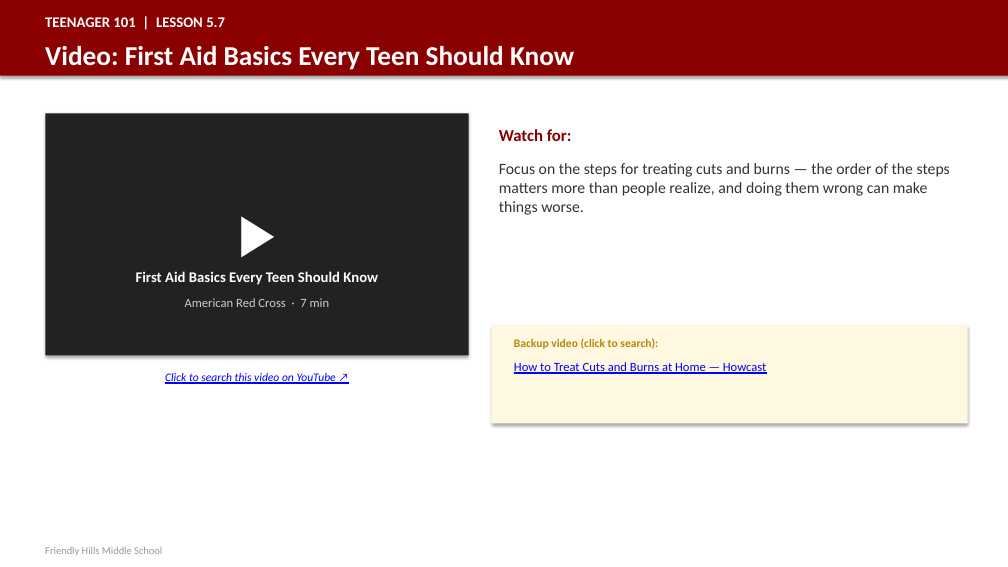
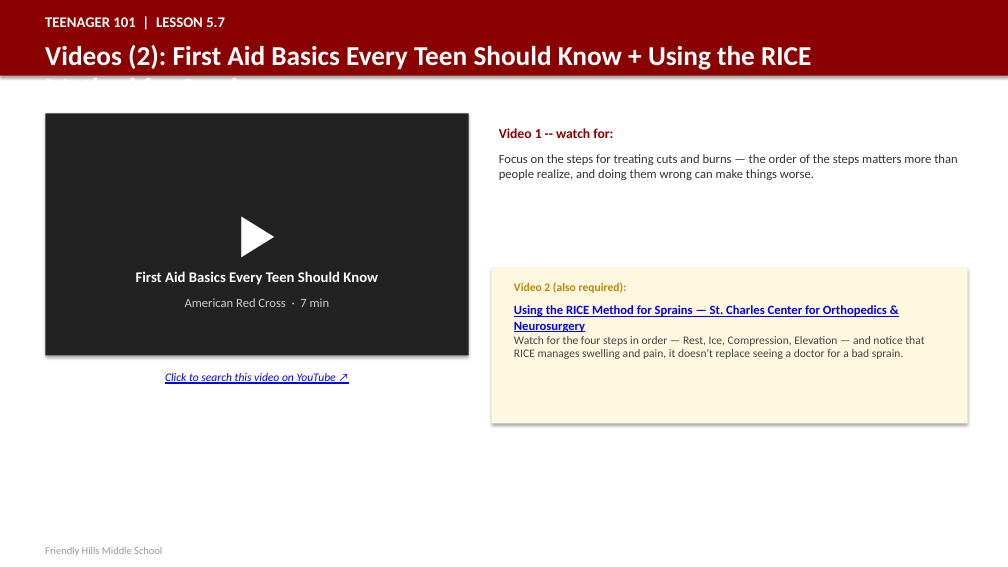
Before and after one commit to milesclawson/test-repo, a slide deck: slide 163 of downloads/teenager101_teacher_slides.pptx. Drawn at 1008x567 pixels with LibreOffice and Linux fonts; fonts in the diff are those of the drawing. Boxes give left, top, right and bottom in pixels: in the first picture for what was removed or moved away, otherwise in the second. Text is boxed around its words. In the diff, an @@ line names an element or a change of style, - is before the commit and + after.

```diff
--- a/downloads/teenager101_teacher_slides.pptx
+++ b/downloads/teenager101_teacher_slides.pptx
@@ text at bbox=[45, 45, 811, 79]: text changed @@
-Video: First Aid Basics Every Teen Should Know
+Videos (2): First Aid Basics Every Teen Should Know + Using the RICE Method for Sprains
@@ text "Focus on the steps for ...": place and size @@
-text "Focus on the steps for ..." at bbox=[499, 163, 950, 215]
+text "Focus on the steps for ..." at bbox=[499, 154, 957, 180]
@@ text "Focus on the steps for ..." at bbox=[499, 154, 957, 180]: size 15 to 12 pt @@
@@ text at bbox=[499, 128, 613, 138]: text changed; size 16 to 13 pt @@
-Watch for:
+Video 1 -- watch for:
@@ rectangle: place and size @@
-rectangle at bbox=[492, 325, 968, 423]
+rectangle at bbox=[492, 268, 968, 423]
@@ text at bbox=[514, 282, 627, 293]: text changed @@
-Backup video (click to search):
+Video 2 (also required):
@@ text at bbox=[514, 304, 887, 332]: text changed; bold on @@
-How to Treat Cuts and Burns at Home — Howcast
+Using the RICE Method for Sprains — St. Charles Center for Orthopedics & Neurosurgery
@@ text added at bbox=[514, 336, 924, 359], 11 pt, text #444444 @@
+Watch for the four steps in order — Rest, Ice, Compression, Elevation — and notice that RICE manages swelling and pain, it doesn't replace seeing a doctor for a bad sprain.
```
Also in this commit, not shown: 2 other slides changed, 1 other file.
